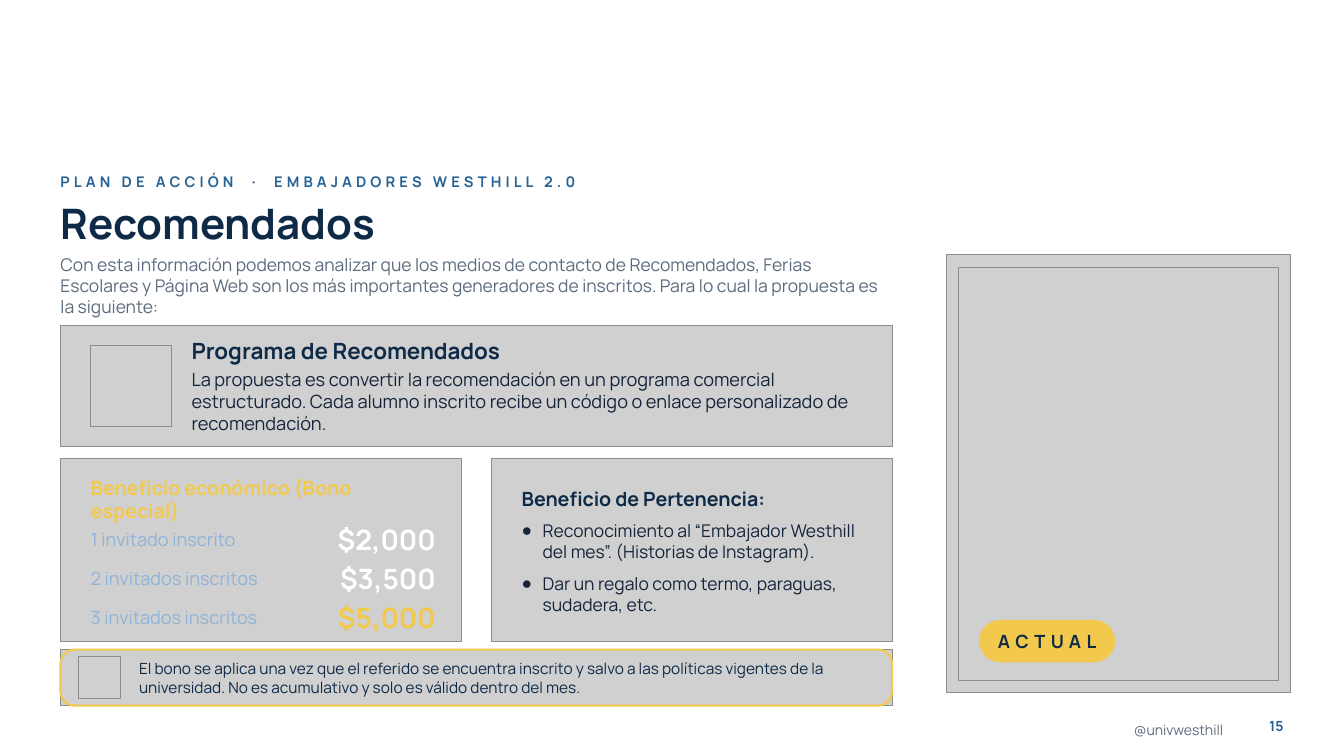
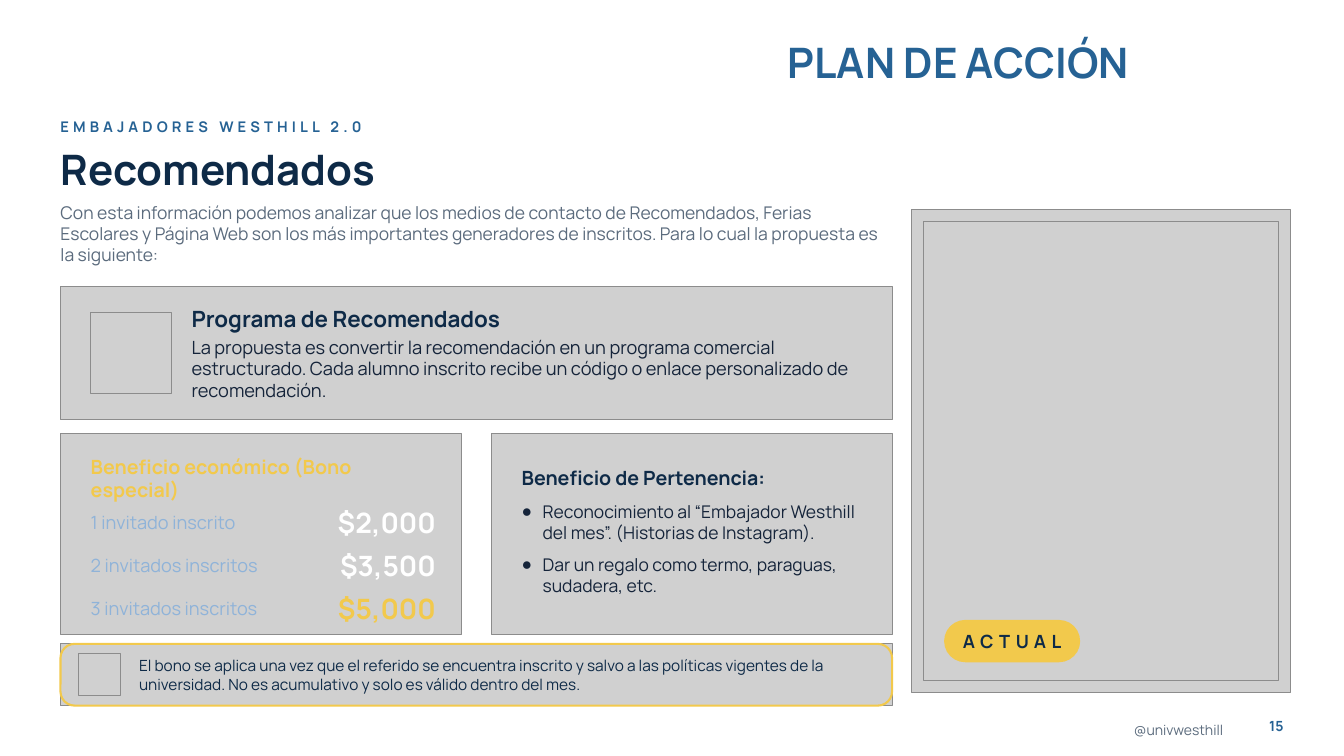
Before and after one commit to dnmcamiloedson-arch/EdUW, a slide deck: slide 15 of presentaciones/Plan_de_Accion_Embajadores_Westhill_2027.pptx. Drawn at 1344x756 pixels with LibreOffice and Linux fonts; fonts in the diff are those of the drawing; grey boxes stand for pictures; background and template pictures are left out. Boxes give left, top, right and bottom in pixels: in the first picture for what was removed or moved away, otherwise in the second. Text is boxed around its words. In the diff, an @@ line names an element or a change of style, - is before the commit and + after.

```diff
--- a/presentaciones/Plan_de_Accion_Embajadores_Westhill_2027.pptx
+++ b/presentaciones/Plan_de_Accion_Embajadores_Westhill_2027.pptx
@@ text added at bbox=[788, 39, 1129, 79], 30 pt, text #266294, bold @@
+PLAN DE ACCIÓN
@@ title "Recomendados": place and size @@
-title "Recomendados" at bbox=[60, 208, 375, 240]
+title "Recomendados" at bbox=[60, 154, 375, 186]
@@ text at bbox=[60, 121, 361, 133]: text changed @@
-PLAN DE ACCIÓN · EMBAJADORES WESTHILL 2.0
+EMBAJADORES WESTHILL 2.0
@@ text "Con esta información podemos analizar ...": place and size @@
-text "Con esta información podemos analizar ..." at bbox=[60, 257, 878, 318]
+text "Con esta información podemos analizar ..." at bbox=[60, 205, 878, 266]
@@ picture: place and size @@
-picture at bbox=[947, 255, 1291, 693]
+picture at bbox=[912, 210, 1292, 693]
@@ picture: place and size @@
-picture at bbox=[959, 267, 1278, 681]
+picture at bbox=[925, 222, 1279, 681]
@@ picture: place and size @@
-picture at bbox=[60, 326, 892, 446]
+picture at bbox=[60, 287, 892, 420]
@@ text "Programa de Recomendados": place and size @@
-text "Programa de Recomendados" at bbox=[192, 343, 848, 431]
+text "Programa de Recomendados" at bbox=[192, 311, 848, 398]
@@ picture: place and size @@
-picture at bbox=[91, 346, 171, 426]
+picture at bbox=[91, 313, 171, 393]
@@ picture: place and size @@
-picture at bbox=[60, 459, 462, 641]
+picture at bbox=[60, 434, 462, 634]
@@ picture: place and size @@
-picture at bbox=[492, 459, 893, 641]
+picture at bbox=[492, 434, 893, 634]
@@ text "Beneficio económico (Bono especial)": place and size @@
-text "Beneficio económico (Bono especial)" at bbox=[91, 478, 352, 523]
+text "Beneficio económico (Bono especial)" at bbox=[91, 457, 352, 502]
@@ text "Beneficio de Pertenencia:": place and size @@
-text "Beneficio de Pertenencia:" at bbox=[522, 491, 765, 507]
+text "Beneficio de Pertenencia:" at bbox=[522, 470, 765, 486]
@@ text "1 invitado inscrito": place and size @@
-text "1 invitado inscrito" at bbox=[91, 533, 235, 546]
+text "1 invitado inscrito" at bbox=[91, 516, 235, 529]
@@ text "$2,000": place and size @@
-text "$2,000" at bbox=[338, 527, 436, 553]
+text "$2,000" at bbox=[338, 510, 436, 536]
@@ text "Reconocimiento al “Embajador Westhill del ...": place and size @@
-text "Reconocimiento al “Embajador Westhill del ..." at bbox=[543, 524, 855, 613]
+text "Reconocimiento al “Embajador Westhill del ..." at bbox=[543, 505, 855, 594]
@@ text "2 invitados inscritos": place and size @@
-text "2 invitados inscritos" at bbox=[91, 572, 258, 585]
+text "2 invitados inscritos" at bbox=[91, 559, 258, 572]
@@ text "$3,500": place and size @@
-text "$3,500" at bbox=[340, 566, 436, 592]
+text "$3,500" at bbox=[340, 553, 436, 579]
@@ text "3 invitados inscritos": place and size @@
-text "3 invitados inscritos" at bbox=[91, 611, 257, 624]
+text "3 invitados inscritos" at bbox=[91, 602, 257, 615]
@@ text "$5,000": place and size @@
-text "$5,000" at bbox=[338, 605, 436, 632]
+text "$5,000" at bbox=[338, 596, 436, 623]
@@ rounded rectangle "ACTUAL": place and size @@
-rounded rectangle "ACTUAL" at bbox=[979, 620, 1115, 662]
+rounded rectangle "ACTUAL" at bbox=[945, 620, 1081, 662]
@@ picture: place and size @@
-picture at bbox=[60, 649, 892, 706]
+picture at bbox=[60, 644, 892, 706]
@@ rounded rectangle: place and size @@
-rounded rectangle at bbox=[60, 649, 892, 706]
+rounded rectangle at bbox=[60, 644, 892, 706]
@@ rounded rectangle at bbox=[60, 644, 892, 706]: proportions changed @@
```
Also in this commit, not shown: 9 other slides changed.
